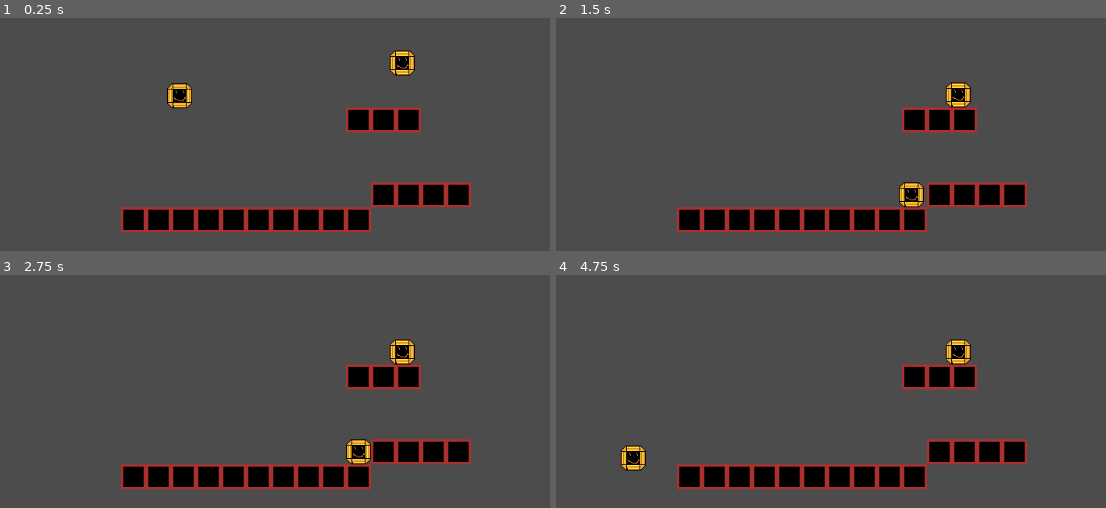
Above: before the commit, frames 1-4 (two rows, left to right).
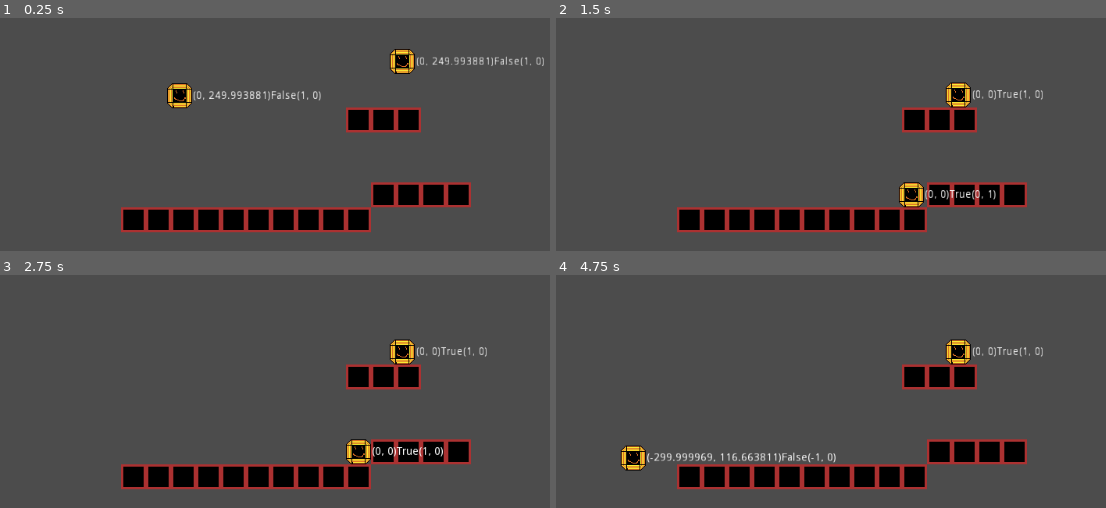
Above: after the commit, the same moments.

Repository: Noahnoah55/Heartjam-2018
Game: Godot game, scene res://Scenes/Levels/TestLevel.tscn
The game is run twice, just before and just after one commit, with the same random seed, the same clock (stepped at 60 frames per second) and the same inputs.
Inputs:
- Up to frame 1 (0.25 s): no input
- Up to frame 2 (1.5 s): hold Right (ui_right) 0.53-1.28 s; hold Down (ui_down) from 1.28 s (still down)
- Up to frame 3 (2.75 s): tap Enter at 2 s; release Down (ui_down) at 2.03 s; hold Right (ui_right) from 2.03 s (still down)
- Up to frame 4 (4.75 s): tap Space at 2.75 s; release Right (ui_right) at 2.78 s; hold Up (ui_up) 2.78-3.53 s; tap Enter at 3.5 s; hold Left (ui_left) from 3.53 s (still down)

The runs differ from the first frame. In frame 1, 0.9% of the frame differs, in the area x 35-99%, y 13-36%; in frame 2, 0.4%; in frame 3, 0.4%; in frame 4, 0.7%.

Commit message:
Implements a temporary bullet mechanic

Diff:
--- /dev/null
+++ b/Assets/Sprites/PlayerSprites.tres
@@ -0,0 +1,33 @@
+[gd_resource type="SpriteFrames" load_steps=3 format=2]
+
+[ext_resource path="res://Assets/Temp/tempchar.png" type="Texture" id=1]
+[ext_resource path="res://Assets/Temp/tempchardead.png" type="Texture" id=2]
+
+[resource]
+
+animations = [ {
+"frames": [  ],
+"loop": true,
+"name": "JUMPING",
+"speed": 5.0
+}, {
+"frames": [  ],
+"loop": true,
+"name": "RUNNING",
+"speed": 5.0
+}, {
+"frames": [ ExtResource( 1 ) ],
+"loop": true,
+"name": "IDLE",
+"speed": 5.0
+}, {
+"frames": [  ],
+"loop": true,
+"name": "FIRING",
+"speed": 5.0
+}, {
+"frames": [ ExtResource( 2 ) ],
+"loop": true,
+"name": "DEAD",
+"speed": 5.0
+} ]
--- /dev/null
+++ b/Scenes/GameParts/Bullet.gd
@@ -0,0 +1,18 @@
+extends KinematicBody2D
+var velocity = Vector2()
+var facing = Vector2()
+export var speed = 400
+# class member variables go here, for example:
+# var a = 2
+# var b = "textvar"
+
+func _ready():
+	# Called every time the node is added to the scene.
+	# Initialization here
+	velocity += speed * facing
+
+func _process(delta):
+#	# Called every frame. Delta is time since last frame.
+#	# Update game logic here.
+	if move_and_collide(velocity * delta):
+		queue_free()
--- /dev/null
+++ b/Scenes/GameParts/Bullet.tscn
@@ -0,0 +1,29 @@
+[gd_scene load_steps=4 format=2]
+
+[ext_resource path="res://Scenes/GameParts/Bullet.gd" type="Script" id=1]
+[ext_resource path="res://Assets/Temp/tempshot.png" type="Texture" id=2]
+
+[sub_resource type="RectangleShape2D" id=1]
+
+custom_solver_bias = 0.0
+extents = Vector2( 3.5, 3 )
+
+[node name="Bullet" type="KinematicBody2D"]
+
+input_pickable = false
+collision_layer = 1
+collision_mask = 1
+collision/safe_margin = 0.08
+script = ExtResource( 1 )
+speed = 400
+
+[node name="tempshot" type="Sprite" parent="." index="0"]
+
+texture = ExtResource( 2 )
+_sections_unfolded = [ "Transform" ]
+
+[node name="CollisionShape2D" type="CollisionShape2D" parent="." index="1"]
+
+position = Vector2( -0.5, 0 )
+shape = SubResource( 1 )
+_sections_unfolded = [ "Transform" ]
--- a/Scenes/GameParts/Player.gd
+++ b/Scenes/GameParts/Player.gd
@@ -19,16 +19,27 @@
 var jumpsleft = 2
 var isonground = false
 export var debug = true
-var facing = Vector2()
-var lastx = 0
+var facing = Vector2(1,0)
+var lastx = 1
+export (PackedScene) var bullet
+var level
 
 func _ready():
+	level = get_node('/root/Level')
 	jumpforce = get_node('/root/Level').jumpforce
 	walkspeed = get_node('/root/Level').walkspeed
 	aircontrol = get_node('/root/Level').aircontrol
 	jumpbonus = get_node('/root/Level').jumpbonus
 	gravity = get_node('/root/Level').gravity
 	bouncespeed = get_node('/root/Level').bouncespeed
+
+func squirt():
+	var new_bullet = bullet.instance()
+	new_bullet.position = self.position + Vector2(facing.x * 16, facing.y * 16)
+	new_bullet.velocity += velocity * .5
+	new_bullet.facing = facing
+	new_bullet.add_collision_exception_with(self)
+	level.add_child(new_bullet)
 
 func _process(delta):
 	direction = Vector2()
@@ -42,23 +53,25 @@
 	for i in range(0, b.size()):
 		if b[i].is_in_group('Block'):
 			velocity.y = 0
-			jumpsleft = 2
+			jumpsleft = 1
 			isonground = true
 		if b[i].is_in_group('Player'):
 			if b[i] != self:
 				velocity.y = -bouncespeed
+				jumpsleft = 1
 
 	if Input.is_action_just_pressed(jumpbutton):
 		if jumpsleft > 0:
 			velocity.y = -jumpforce
-			jumpsleft -= 1
+			if isonground == false:
+				jumpsleft -= 1
 	if Input.is_action_pressed(leftbutton):
 		direction.x -= 1
 		facing.x = -1
 		lastx = -1
 	if Input.is_action_pressed(rightbutton):
 		direction.x += 1
-		facing.x
+		facing.x = 1
 		lastx = 1
 	if Input.is_action_pressed(upbutton):
 		facing.y = -1
@@ -66,12 +79,13 @@
 		facing.y = 1
 	else:
 		facing.x = lastx
-
+	if Input.is_action_just_pressed(fire):
+		squirt()
 
 	velocity.x = direction.x * walkspeed
 	prepos = position
 	move_and_slide(velocity)
 	velocity = (position - prepos)/delta
 	if debug:
-#		$Label.text = String(velocity) + String(isonground) + String(facing)
+		$Label.text = String(velocity) + String(isonground) + String(facing)
 		pass
--- a/Scenes/GameParts/Player.tscn
+++ b/Scenes/GameParts/Player.tscn
@@ -1,7 +1,8 @@
-[gd_scene load_steps=5 format=2]
+[gd_scene load_steps=6 format=2]
 
 [ext_resource path="res://Scenes/GameParts/Player.gd" type="Script" id=1]
-[ext_resource path="res://Assets/Temp/tempchar.png" type="Texture" id=2]
+[ext_resource path="res://Scenes/GameParts/Bullet.tscn" type="PackedScene" id=2]
+[ext_resource path="res://Assets/Sprites/PlayerSprites.tres" type="SpriteFrames" id=3]
 
 [sub_resource type="RectangleShape2D" id=1]
 
@@ -29,10 +30,12 @@
 rightbutton = "ui_right"
 fire = "ui_fire"
 debug = true
+bullet = ExtResource( 2 )
 
-[node name="tempchar" type="Sprite" parent="." index="0"]
+[node name="tempchar" type="AnimatedSprite" parent="." index="0"]
 
-texture = ExtResource( 2 )
+frames = ExtResource( 3 )
+animation = "IDLE"
 _sections_unfolded = [ "Transform" ]
 
 [node name="CollisionShape2D" type="CollisionShape2D" parent="." index="1"]
@@ -75,3 +78,34 @@
 percent_visible = 1.0
 lines_skipped = 0
 max_lines_visible = -1
+
+[node name="TextureProgress" type="TextureProgress" parent="." index="4"]
+
+anchor_left = 0.0
+anchor_top = 0.0
+anchor_right = 0.0
+anchor_bottom = 0.0
+margin_left = -20.0
+margin_top = -56.0
+margin_right = 20.0
+margin_bottom = -16.0
+rect_pivot_offset = Vector2( 0, 0 )
+rect_clip_content = false
+mouse_filter = 1
+mouse_default_cursor_shape = 0
+size_flags_horizontal = 1
+size_flags_vertical = 1
+min_value = 0.0
+max_value = 100.0
+step = 1.0
+page = 0.0
+value = 0.0
+exp_edit = false
+rounded = false
+texture_under = null
+texture_over = null
+texture_progress = null
+radial_fill_degrees = 360.0
+radial_center_offset = Vector2( 0, 0 )
+nine_patch_stretch = false
+_sections_unfolded = [ "Textures" ]
--- a/Scenes/Levels/TestLevel.tscn
+++ b/Scenes/Levels/TestLevel.tscn
@@ -43,7 +43,7 @@
 
 [node name="Player2" parent="." index="2" instance=ExtResource( 3 )]
 
-position = Vector2( 552.482, 325.35 )
+position = Vector2( 552.482, 324.122 )
 jumpbutton = "ui_jump2"
 upbutton = "ui_up2"
 downbutton = "ui_down2"
--- a/project.godot
+++ b/project.godot
@@ -28,6 +28,10 @@
  ]
 ui_jump2=[ Object(InputEventKey,"resource_local_to_scene":false,"resource_name":"","device":0,"alt":false,"shift":false,"control":false,"meta":false,"command":false,"pressed":false,"scancode":32,"unicode":0,"echo":false,"script":null)
  ]
+ui_fire=[ Object(InputEventKey,"resource_local_to_scene":false,"resource_name":"","device":0,"alt":false,"shift":false,"control":false,"meta":false,"command":false,"pressed":false,"scancode":16777355,"unicode":0,"echo":false,"script":null)
+ ]
+ui_fire2=[ Object(InputEventKey,"resource_local_to_scene":false,"resource_name":"","device":0,"alt":false,"shift":false,"control":false,"meta":false,"command":false,"pressed":false,"scancode":70,"unicode":0,"echo":false,"script":null)
+ ]
 
 [rendering]
 
Binary file added: Assets/Temp/tempchardead.png
Not shown, added: Assets/Temp/tempchardead.png.import
Binary file added: Assets/Temp/tempshot.png
Not shown, added: Assets/Temp/tempshot.png.import
